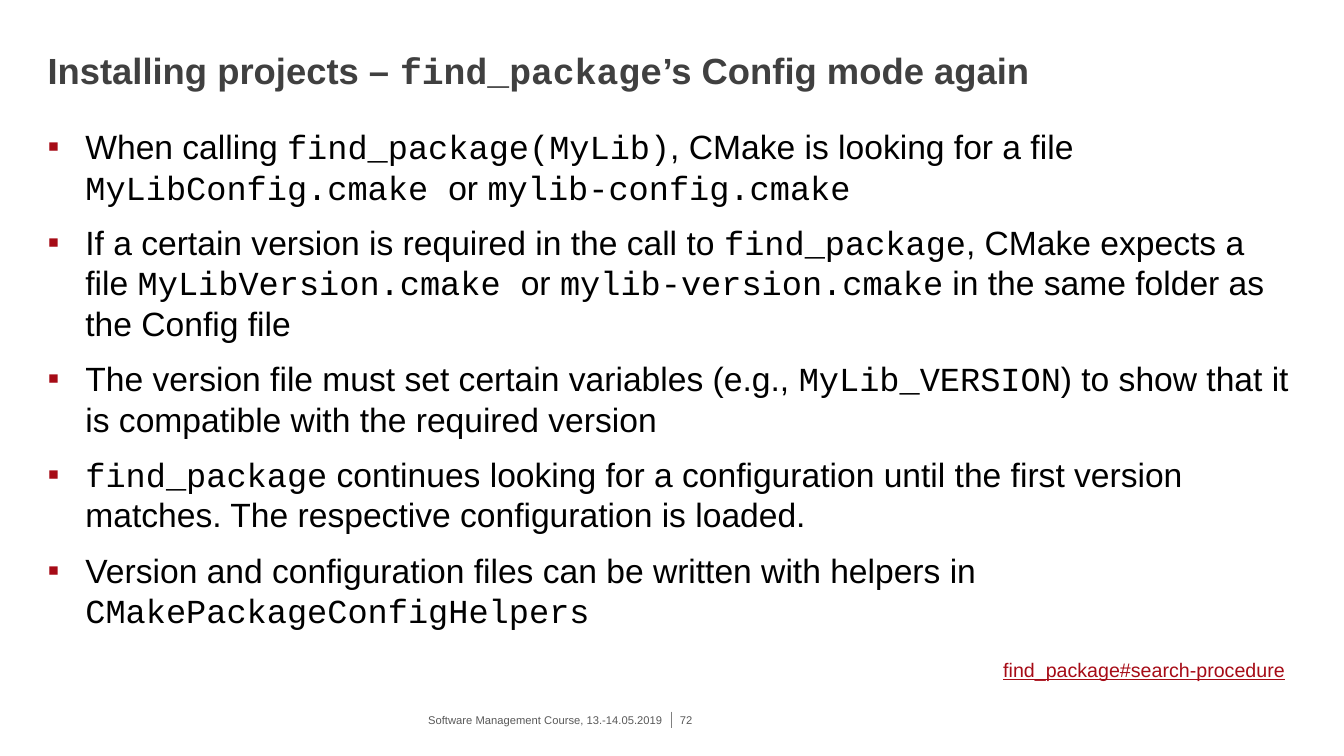
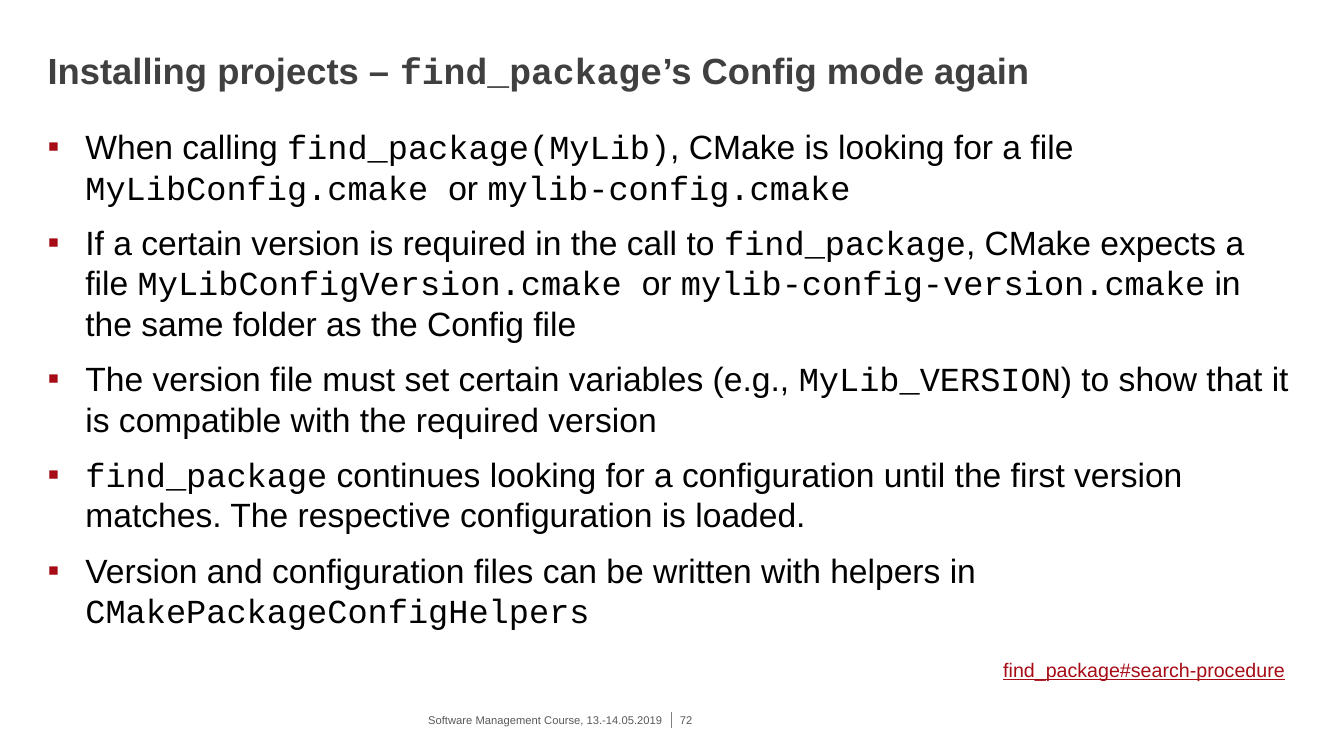
Before and after one commit to eth-cscs/SoftwareManagementCourse2019, a slide deck: slide 72 of cmake/2019-05-13^.14_CMake.pptx. Drawn at 1344x756 pixels with LibreOffice and Linux fonts; fonts in the diff are those of the drawing; background and template pictures are left out. Boxes give left, top, right and bottom in pixels: in the first picture for what was removed or moved away, otherwise in the second. Text is boxed around its words. In the diff, an @@ line names an element or a change of style, - is before the commit and + after.

Commit message:
update CMake slides

```diff
--- a/cmake/2019-05-13^.14_CMake.pptx
+++ b/cmake/2019-05-13^.14_CMake.pptx
@@ text at bbox=[85, 230, 1245, 343]: text changed @@
-▪ If a certain version is required in the call to find_package, CMake expects a file MyLibVersion.cmake or mylib-version.cmake in the same folder as the Config file
+▪ If a certain version is required in the call to find_package, CMake expects a file MyLibConfigVersion.cmake or mylib-config-version.cmake in the same folder as the Config file
```
Also in this commit, not shown: 19 other slides changed, 3 slides added.
